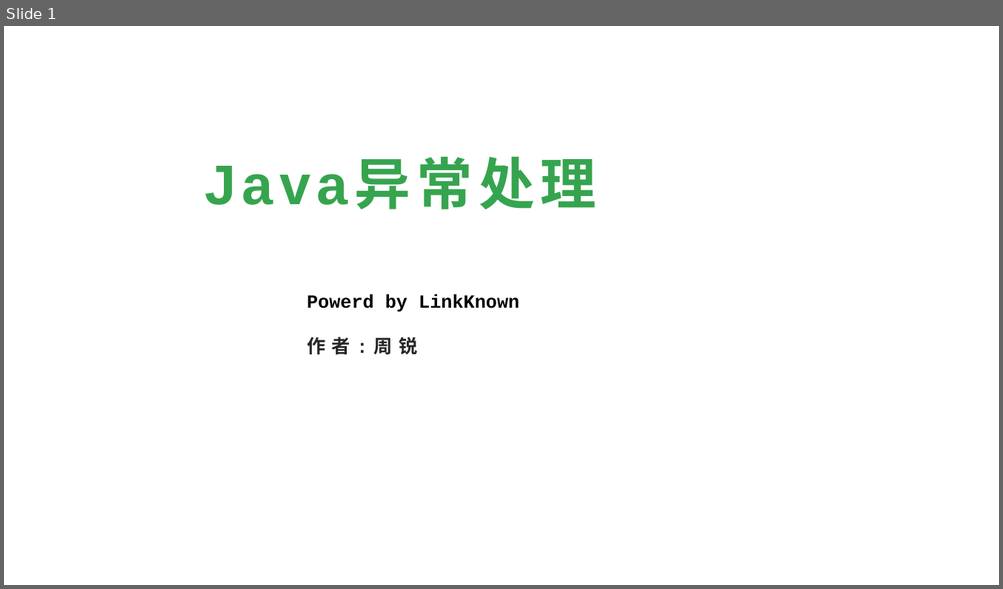
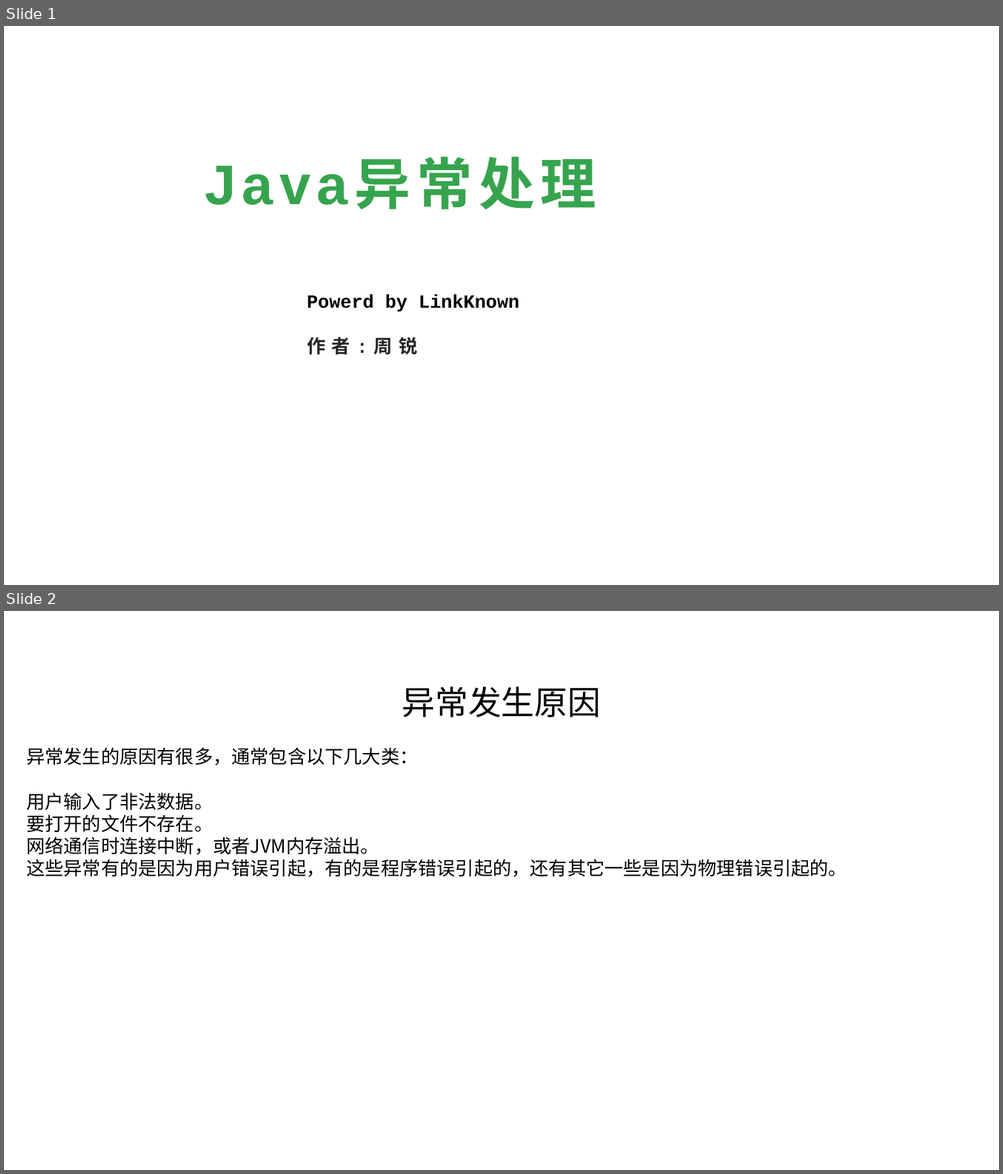
Before and after one commit to linkknown/PPT, a slide deck: 基础PPT/第6章：Java异常处理.pptx. Shown one above the other, each under a label of ours: slide 1 before the commit, slides 1 and 2 after it. The pictures are 1003x589 and 1003x1174 pixels, drawn with LibreOffice and Linux fonts; fonts in the diff are those of the drawing; background and template pictures are left out. Boxes give left, top, right and bottom in pixels: in the first picture for what was removed or moved away, otherwise in the second. Text is boxed around its words. In the diff, an @@ line names an element or a change of style, - is before the commit and + after.

```diff
--- a/基础PPT/第6章：Java异常处理.pptx
+++ b/基础PPT/第6章：Java异常处理.pptx
@@ slide 2 added at (x1=4, y1=611, x2=999, y2=1170), background picture (left out) @@
@@ text added at (x1=401, y1=686, x2=600, y2=718), 32 pt, text #000000 @@
+异常发生原因
@@ text added at (x1=26, y1=747, x2=847, y2=877), 18 pt, text #000000 @@
+异常发生的原因有很多，通常包含以下几大类：
+用户输入了非法数据。
+要打开的文件不存在。
+网络通信时连接中断，或者JVM内存溢出。
+这些异常有的是因为用户错误引起，有的是程序错误引起的，还有其它一些是因为物理错误引起的。
```
Also in this commit, not shown: 6 slides changed, 3 other slides added, 1 other file.
